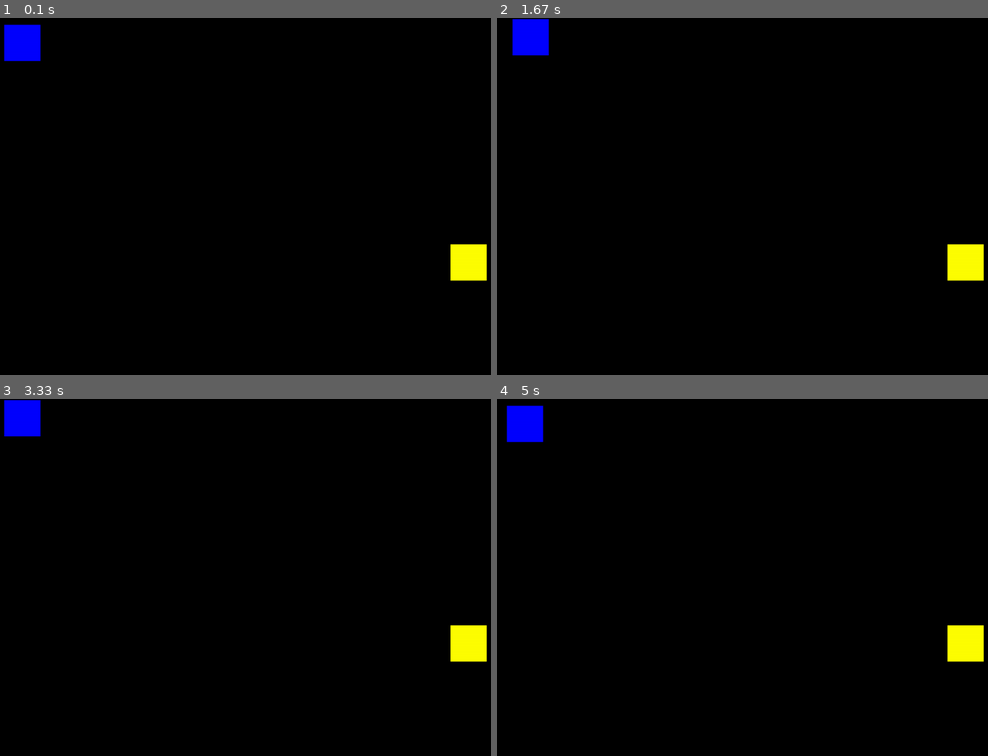
Above: before the commit, frames 1-4 (two rows, left to right).
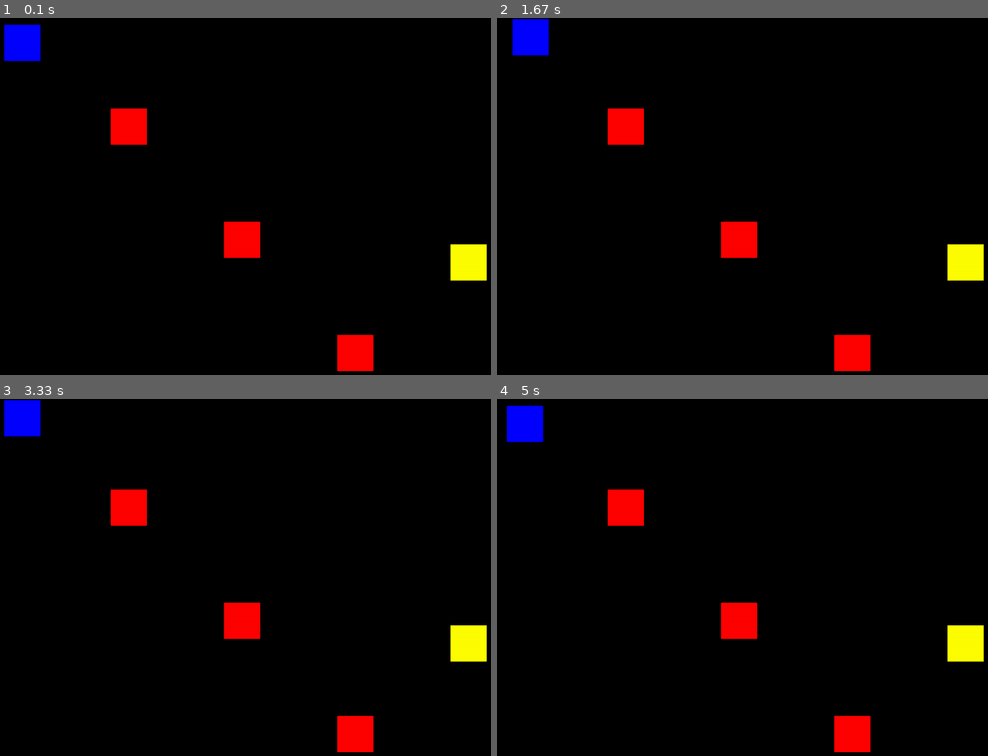
Above: after the commit, the same moments.

Repository: Valwiler/Pygame-RatMaze
Game: pygame game, started from laborat.py
Same seed, same stepped clock (60 frames per second), same inputs: the game is played once before the commit and once after it.
Inputs:
- Up to frame 1 (0.1 s): no input
- Up to frame 2 (1.67 s): hold Right 0.33-0.8 s; hold Up 0.83-1.13 s; hold Right 1.17-1.63 s
- Up to frame 3 (3.33 s): hold Left 1.67-2.2 s; hold Down 2.23-2.53 s; hold Left 2.57-2.97 s; hold Up from 3 s (still down)
- Up to frame 4 (5 s): release Up at 3.37 s; hold Right 3.4-4.03 s; hold Down 4.07-4.43 s; hold Left 4.47-4.93 s; hold Right from 4.97 s (still down)

The runs differ from the first frame. In frame 1, 2.3% of the frame differs, in the area x 22-77%, y 25-99%; in frame 2, 2.3%; in frame 3, 2.3%; in frame 4, 2.3%.

Commit message:
Ajout des zombies

Diff:
--- a/laborat.py
+++ b/laborat.py
@@ -9,13 +9,14 @@
 POSY_PLAYER = 12
 POSX_CHEESE = 800
 POSY_CHEESE = 400
-ZOMBIES = [(200,160),(400,360),(600,560)]
+POS_ZOMBIES = [[200,160],[400,360],[600,560]]
 
 J = (255,255,0)
 R = (255,0,0)
 G = (0,255,0)
 B = (0,0,255)
 N = (0,0,0)
+C_FEN = N
 
 MVT = 10
 FR = 60
@@ -27,12 +28,15 @@
         self.alive = True
 
 class Jeu():
-    def __init__(self, lf, hf, lr, hr, couleur):
+    def __init__(self, lf, hf, lr, hr):
         self.lf, self.hf = lf, hf
         self.lr, self.hr = lr, hr
 
         self.joueur = Acteur(POSX_PLAYER, POSY_PLAYER, B)
         self.fromage = Acteur(POSX_CHEESE, POSY_CHEESE, J)
+        self.zombie1 = Acteur(POS_ZOMBIES[0][0],POS_ZOMBIES[0][1], R)
+        self.zombie2 = Acteur(POS_ZOMBIES[1][0],POS_ZOMBIES[1][1], R)
+        self.zombie3 = Acteur(POS_ZOMBIES[2][0],POS_ZOMBIES[2][1], R)
 
         self.fenetre = pygame.display.set_mode((self.lf, self.hf))
 
@@ -65,18 +69,23 @@
         pass
 
     def rendre(self):
-        self.fenetre.fill(N)
+        self.fenetre.fill(C_FEN)
+
         #JOUEUR
         pygame.draw.rect(self.fenetre,self.joueur.couleur,(self.joueur.posx, self.joueur.posy, self.lr, self.hr))
         #FROMAGE
         pygame.draw.rect(self.fenetre,self.fromage.couleur,(self.fromage.posx, self.fromage.posy, self.lr, self.hr))
+        #ZOMBIES
+        pygame.draw.rect(self.fenetre,self.zombie1.couleur,(self.zombie1.posx, self.zombie1.posy, self.lr, self.hr))
+        pygame.draw.rect(self.fenetre,self.zombie2.couleur,(self.zombie2.posx, self.zombie2.posy, self.lr, self.hr))
+        pygame.draw.rect(self.fenetre,self.zombie3.couleur,(self.zombie3.posx, self.zombie3.posy, self.lr, self.hr))
 
         pygame.display.update()
 
 
 def main():
     pygame.init()
-    jeu = Jeu(LFEN, HFEN, LRECT, HRECT, B)
+    jeu = Jeu(LFEN, HFEN, LRECT, HRECT)
     jeu.executer()
     pygame.quit()
 
